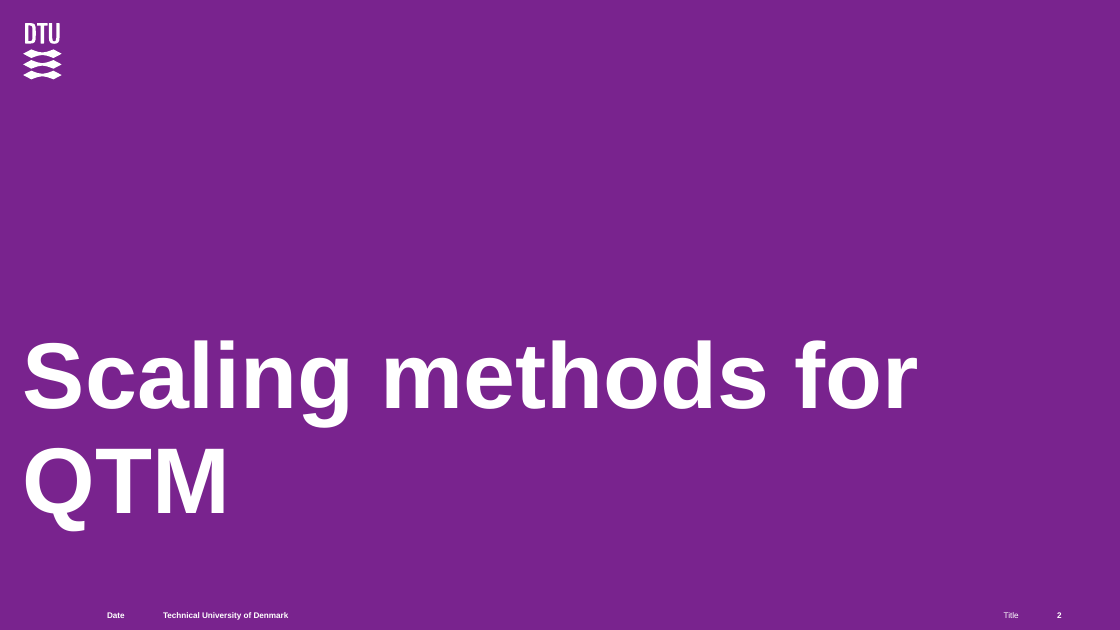
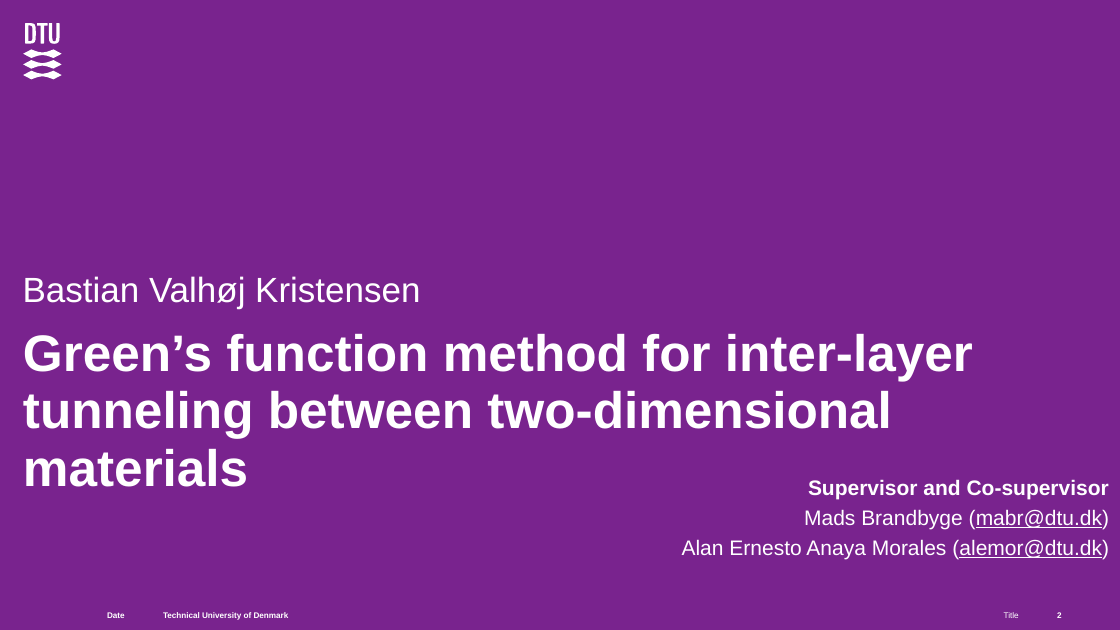
Before and after one commit to BastianValhoj/QTM-ML, a slide deck: slide 2 of meeting_notes/thesis.pptx. Drawn at 1120x630 pixels with LibreOffice and Linux fonts; fonts in the diff are those of the drawing. Boxes give left, top, right and bottom in pixels: in the first picture for what was removed or moved away, otherwise in the second. Text is boxed around its words. In the diff, an @@ line names an element or a change of style, - is before the commit and + after.

```diff
--- a/meeting_notes/thesis.pptx
+++ b/meeting_notes/thesis.pptx
@@ subtitle added at (23, 276, 420, 308), 30 pt, text #FFFFFF @@
+Bastian Valhøj Kristensen
@@ title at (23, 333, 973, 487): text changed; size 80 to 44 pt @@
-Scaling methods for QTM
+Green’s function method for inter-layer tunneling between two-dimensional materials
@@ text added at (682, 479, 1109, 560), 18 pt, text #FFFFFF @@
+Supervisor and Co-supervisor
+Mads Brandbyge (mabr@dtu.dk)
+Alan Ernesto Anaya Morales (alemor@dtu.dk)
```
Also in this commit, not shown: 9 other slides changed, 7 slides added, 2 other files.
